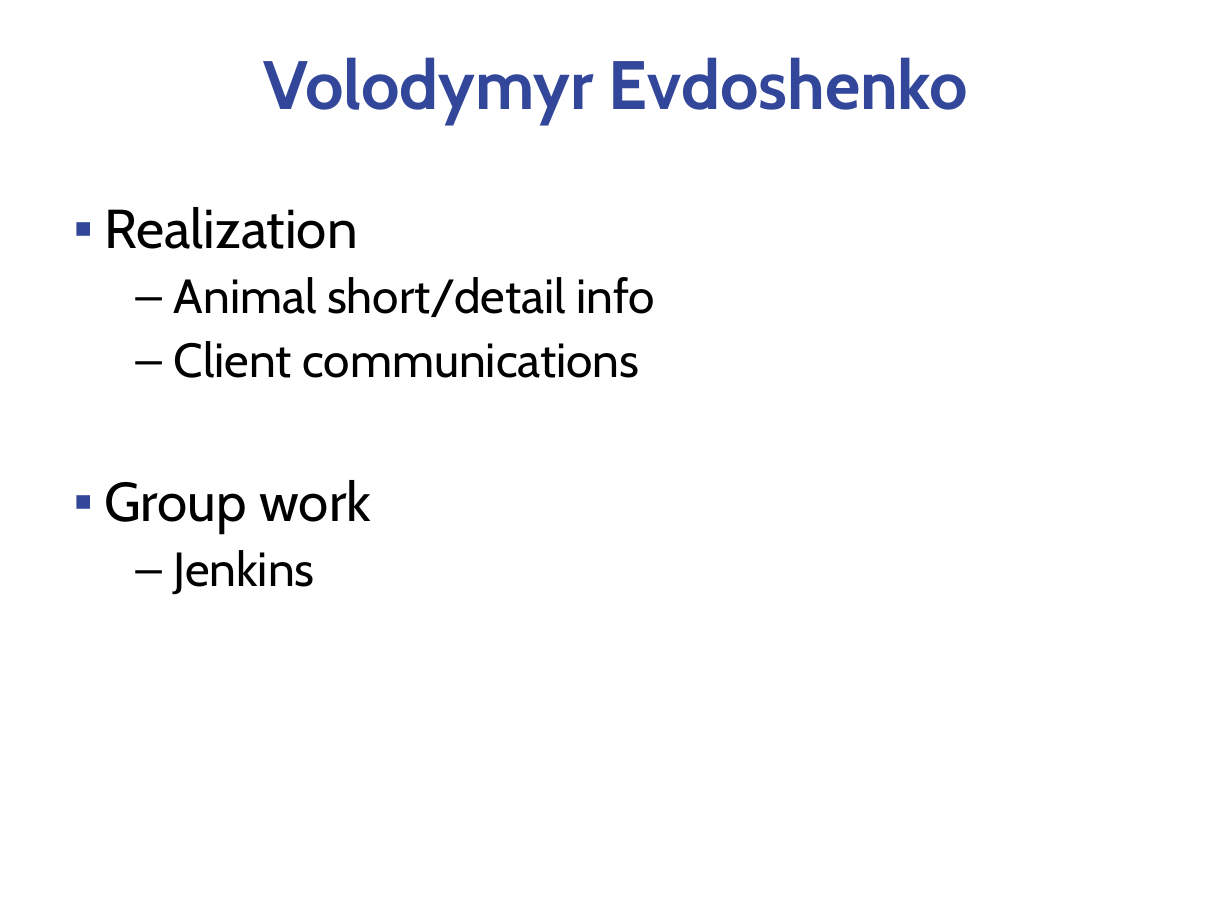
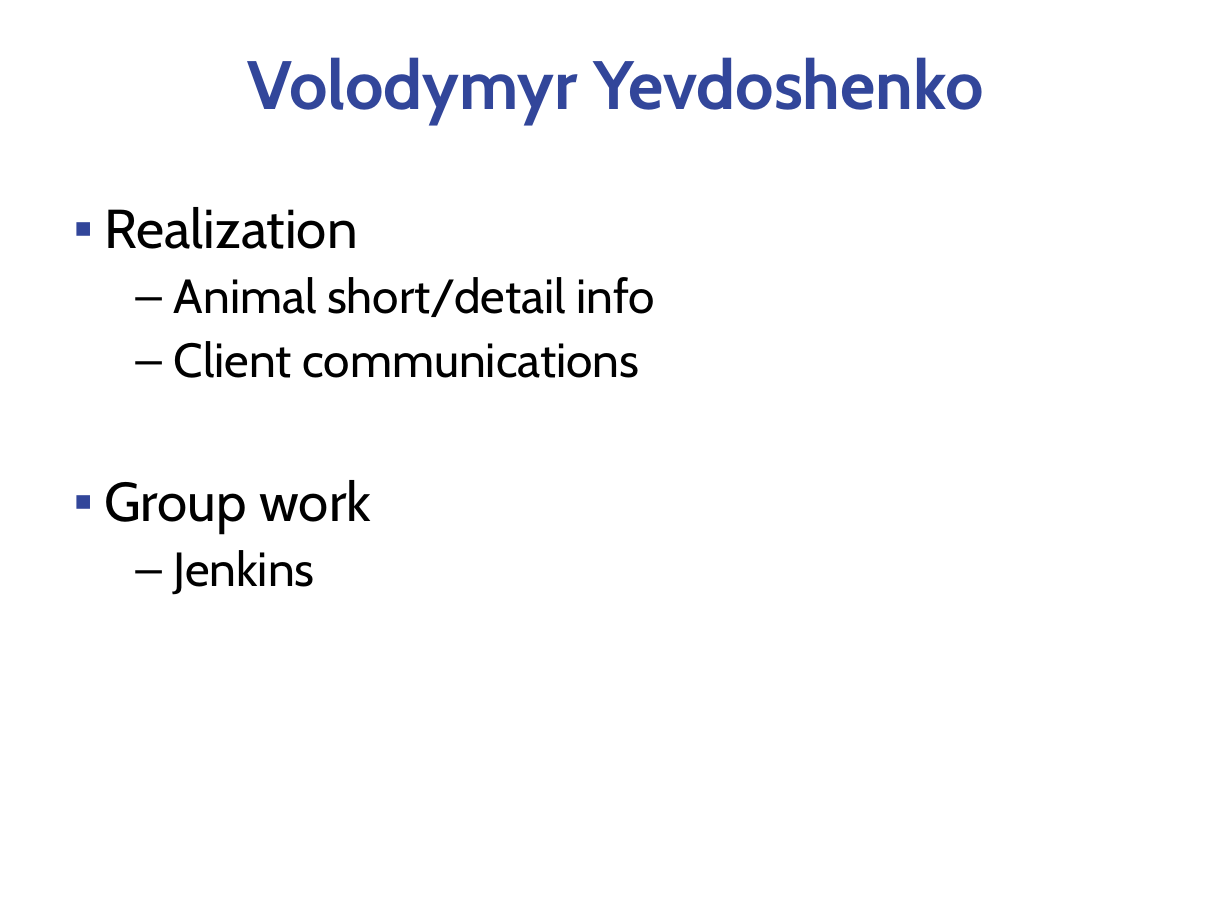
Before and after one commit to if-056-java/animalsRepo, a slide deck: slide 11 of offering demo/Java_IF_056_OD.ppt. Drawn at 1232x924 pixels with LibreOffice and Linux fonts; fonts in the diff are those of the drawing; background and template pictures are left out. Boxes give left, top, right and bottom in pixels: in the first picture for what was removed or moved away, otherwise in the second. Text is boxed around its words. In the diff, an @@ line names an element or a change of style, - is before the commit and + after.

Commit message:
little change in presentatiom

```diff
--- a/offering demo/Java_IF_056_OD.ppt
+++ b/offering demo/Java_IF_056_OD.ppt
@@ title at (x1=248, y1=57, x2=984, y2=124): text changed @@
-Volodymyr Evdoshenko
+Volodymyr Yevdoshenko
```
